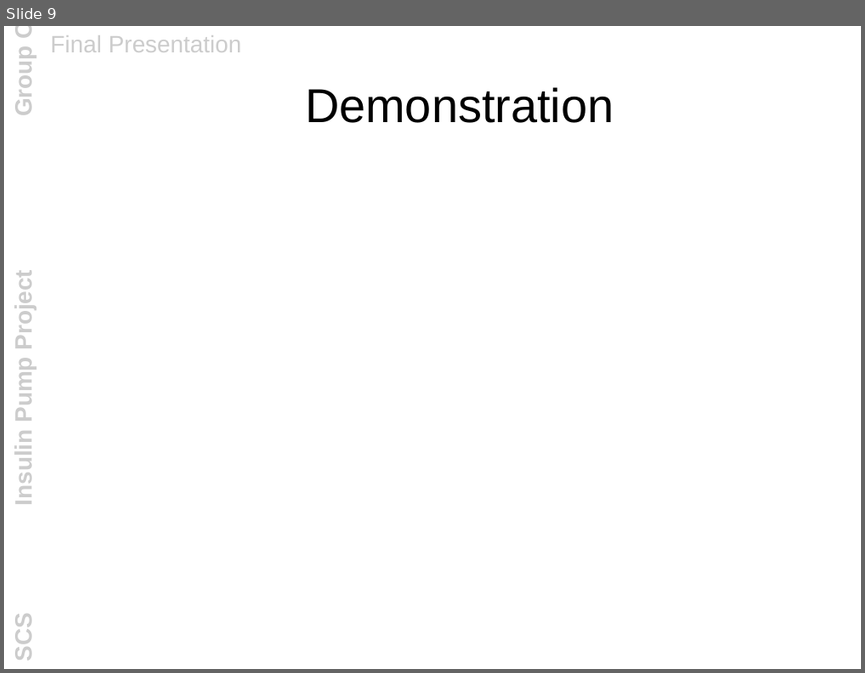
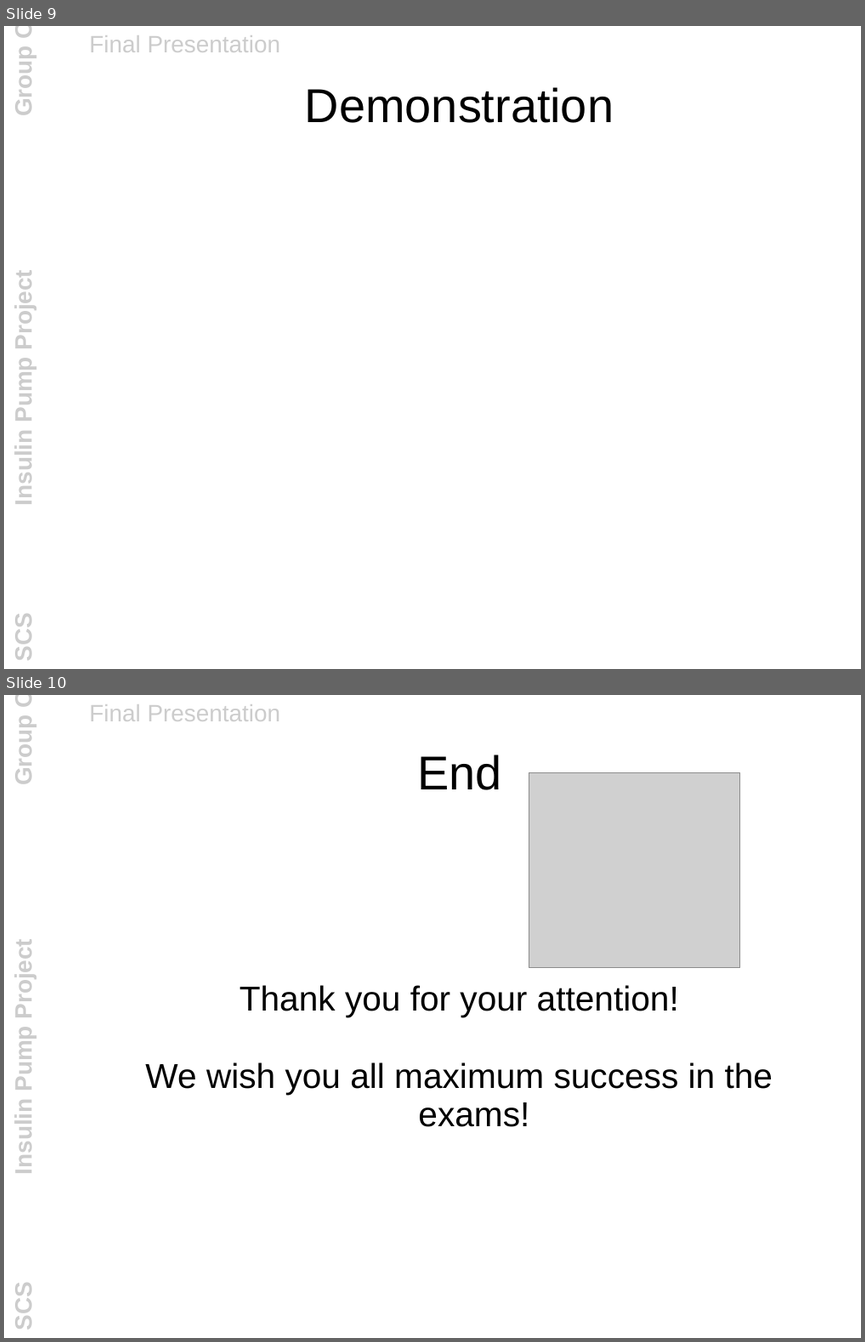
Before and after one commit to lan666asr9tt5n/mrsunjava6, a slide deck: documentation/other_files/final_presentation.ppt. Shown one above the other, each under a label of ours: slide 9 before the commit, slides 9 and 10 after it. The pictures are 865x673 and 865x1342 pixels, drawn with LibreOffice and Linux fonts; fonts in the diff are those of the drawing; grey boxes stand for pictures; background and template pictures are left out. Boxes give left, top, right and bottom in pixels: in the first picture for what was removed or moved away, otherwise in the second. Text is boxed around its words. In the diff, an @@ line names an element or a change of style, - is before the commit and + after.

```diff
--- a/documentation/other_files/final_presentation.ppt
+++ b/documentation/other_files/final_presentation.ppt
@@ slide 10 added at <box>4,695,861,1338</box>, background #FFFFFF; not listed: 2 template elements that a slide beside it also shows @@
@@ title added at <box>417,755,501,790</box>, 44 pt, text #000000 @@
+End
@@ picture added at <box>528,772,740,967</box> @@
@@ subtitle added at <box>145,985,772,1127</box>, 32 pt, text #000000 @@
+Thank you for your attention!
+We wish you all maximum success in the exams!
@@ slide 9 changed as well @@
@@ text "Final Presentation": place and size @@
-text "Final Presentation" at <box>51,35,242,52</box>
+text "Final Presentation" at <box>89,35,281,52</box>
```
Also in this commit, not shown: 8 other slides changed, 1 other file.
